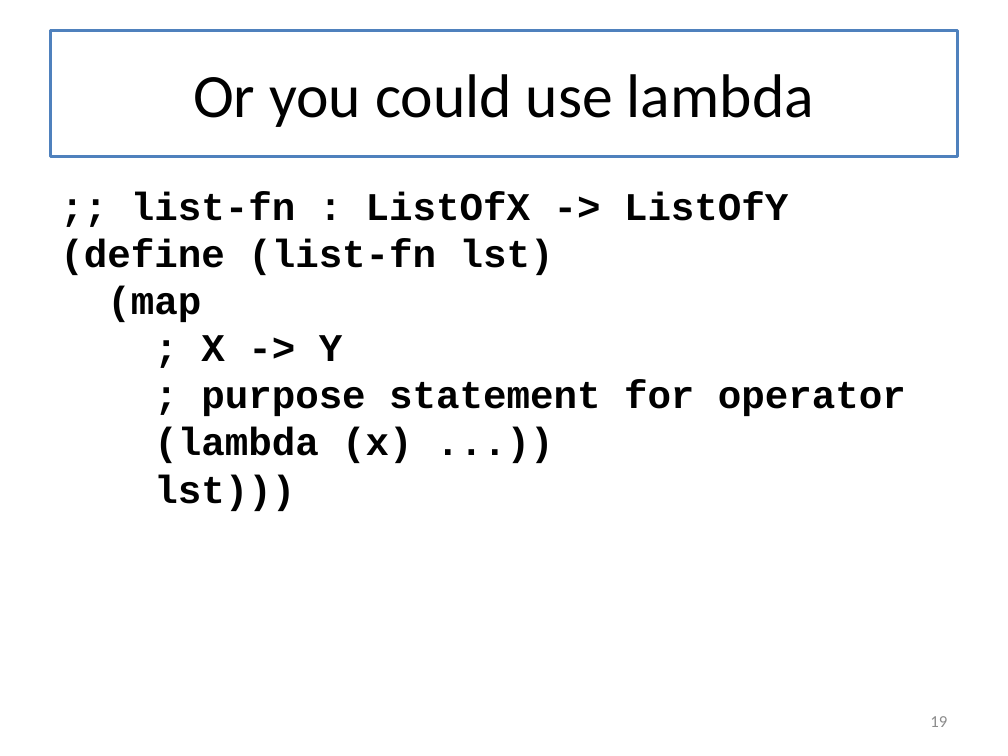
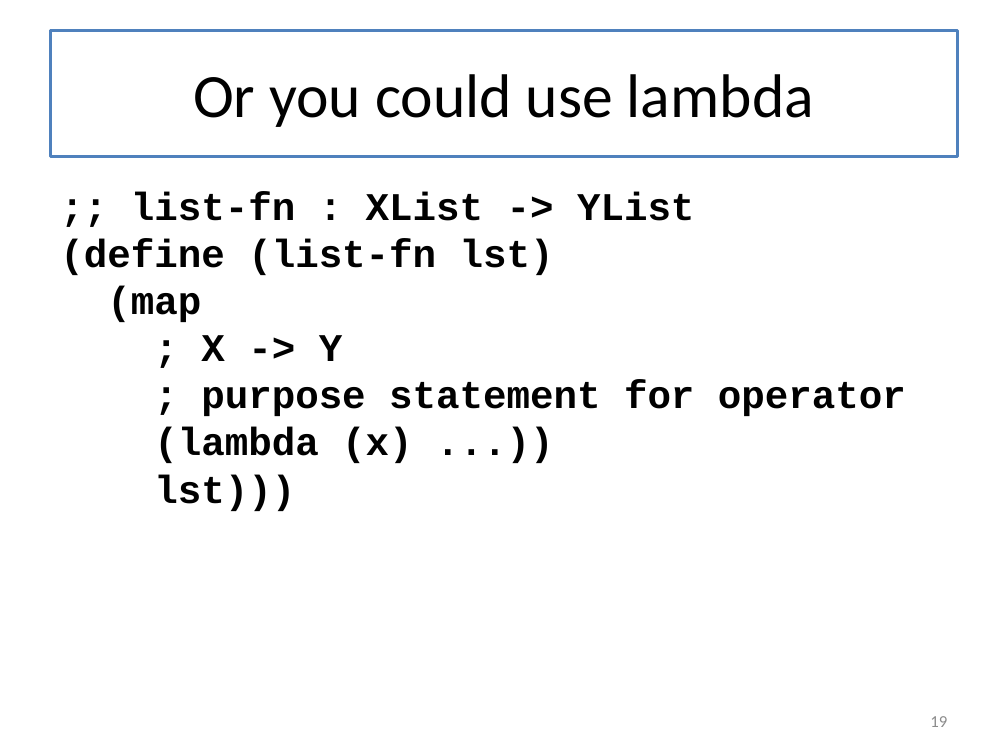
Before and after one commit to mwand/cs5010f17, a slide deck: slide 19 of Slides/Lesson 6.5 Rewriting Your Function Using Map and Foldr.pptx. Drawn at 1008x756 pixels with LibreOffice and Linux fonts; fonts in the diff are those of the drawing. Boxes give left, top, right and bottom in pixels: in the first picture for what was removed or moved away, otherwise in the second. Text is boxed around its words. In the diff, an @@ line names an element or a change of style, - is before the commit and + after.

```diff
--- a/Slides/Lesson 6.5 Rewriting Your Function Using Map and Foldr.pptx
+++ b/Slides/Lesson 6.5 Rewriting Your Function Using Map and Foldr.pptx
@@ text at box(131, 192, 694, 221): text changed @@
-;; list-fn : ListOfX -> ListOfY
+;; list-fn : XList -> YList
```
Also in this commit, not shown: 20 other slides changed, 8 other files.
